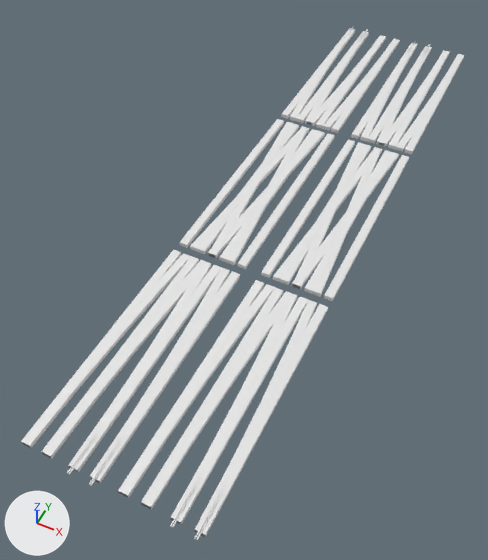
Before and after pictures for a commit that changed the OBJ model Resources/Meshes/18m/Boosted_Station_Node_Rail.obj.
Camera for both pictures: a camera (50 mm lens) standing at (16.5, -44.9, 41.6) and looking at (-2.2, -7.4, -5.1). The axes (+X, +Y, +Z) are drawn at lower left. The lights are the same throughout. Where no turn or scale is listed for an object, it has been applied to the vertices.

In view in the first picture: 'Boosted_Station_Node_Rail'.
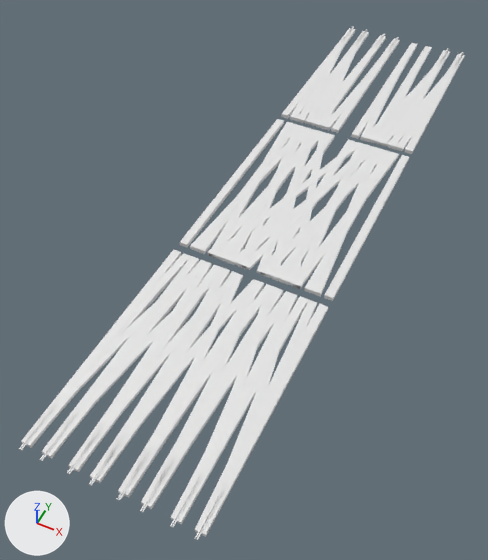
The change, as a list of edits to the scene's bpy script:
```text
Change me_boosted_station_node_rail:
    remove me_boosted_station_node_rail.from_pydata(...)  # 1048 vertices, 1416 faces; spans x -7.1..7.1, y -32.0..32.0, z -0.3..0.1
    add me_boosted_station_node_rail.from_pydata(...)  # 1802 vertices, 2322 faces; spans x -7.2..7.2, y -32.0..32.0, z -0.3..0.1
    me_boosted_station_node_rail part 1: the loose piece of 12 vertices spanning x 2.7..2.9, y 27.7..32.0, z 0.0..0.1 is mirrored in y about the mesh origin
    me_boosted_station_node_rail part 2: the loose piece of 12 vertices spanning x -5.1..-4.9, y 27.7..32.0, z 0.1 is copied, and the copy is mirrored in y about the mesh origin; it spans x -5.1..-4.9, y -32.0..-27.7, z 0.1
    me_boosted_station_node_rail part 3: the loose piece of 20 vertices spanning x 1.8..4.3, y -10.2..10.2, z -0.3..0.1 is copied, and the copy is multiplied about its middle by the matrix ((1.014, -0.178, 0.023), (0.178, 1.014, 0.006), (-0.024, -0.002, 1.03)), then moved by (-2.2, 0.0, 0.1); it spans x -2.3..3.9, y -10.2..10.1, z -0.2..0.1
    me_boosted_station_node_rail part 4: the loose piece of 20 vertices spanning x -4.3..-1.8, y -10.2..10.2, z -0.3..0.1 is copied, and the copy is multiplied about its middle by the matrix ((1.014, -0.178, -0.023), (0.178, 1.014, -0.006), (0.024, 0.002, 1.03)), then moved by (2.2, 0.0, 0.1); it spans x -4.0..2.2, y -10.2..10.1, z -0.2..0.1
    me_boosted_station_node_rail part 5: the loose piece of 20 vertices spanning x -2.5..-0.7, y -31.5..-11.2, z -0.3..0.1 is copied, and the copy is multiplied about its middle by the matrix ((0.999, -0.049, -0.021), (0.049, 0.999, -0.002), (0.021, 0.001, 1.0)), then moved by (1.8, 0.0, 0.1); it spans x -1.2..1.5, y -31.5..-11.2, z -0.2..0.1
    me_boosted_station_node_rail part 6: the loose piece of 20 vertices spanning x -3.2..-2.5, y -10.2..10.2, z -0.3..0.1 is copied, and the copy is turned 10.2 degrees about the z axis through its middle and scaled by 1.02, then moved by (0.0, 0.0, 0.1); it spans x -5.1..-0.7, y -10.2..10.1, z -0.2..0.1
    me_boosted_station_node_rail part 7: the loose piece of 20 vertices spanning x -1.5..-0.7, y -10.2..10.2, z -0.3..0.1 is copied, and the copy is turned 10.2 degrees about the z axis through its middle and scaled by 1.02, then moved by (0.0, 0.0, 0.1); it spans x -3.3..1.1, y -10.2..10.1, z -0.2..0.1
    me_boosted_station_node_rail part 8: the loose piece of 20 vertices spanning x -5.4..-3.7, y 11.2..31.5, z -0.3..0.1 is copied, and the copy is multiplied about its middle by the matrix ((0.999, -0.049, -0.021), (0.049, 0.999, -0.002), (0.021, 0.001, 1.0)), then moved by (-1.4, 0.0, 0.1); it spans x -7.2..-4.5, y 11.1..31.5, z -0.2..0.1
    me_boosted_station_node_rail part 9: the loose piece of 20 vertices spanning x -4.3..-1.8, y -10.2..10.2, z -0.3..0.1 is copied, and the copy is multiplied about its middle by the matrix ((1.014, 0.178, -0.023), (-0.178, 1.014, 0.006), (0.024, -0.002, 1.03)), then moved by (2.2, 0.0, 0.1); it spans x -3.9..2.3, y -10.2..10.1, z -0.2..0.1
    me_boosted_station_node_rail part 10: the loose piece of 20 vertices spanning x 1.8..4.3, y -10.2..10.2, z -0.3..0.1 is copied, and the copy is multiplied about its middle by the matrix ((1.014, 0.178, 0.023), (-0.178, 1.014, -0.006), (-0.024, 0.002, 1.03)), then moved by (-2.2, 0.0, 0.1); it spans x -2.2..4.0, y -10.2..10.1, z -0.2..0.1
    me_boosted_station_node_rail part 11: the loose piece of 20 vertices spanning x 0.7..2.5, y -31.5..-11.2, z -0.3..0.1 is copied, and the copy is multiplied about its middle by the matrix ((0.999, 0.049, 0.021), (-0.049, 0.999, -0.002), (-0.021, 0.001, 1.0)), then moved by (-1.8, 0.0, 0.1); it spans x -1.5..1.2, y -31.5..-11.2, z -0.2..0.1
    me_boosted_station_node_rail part 12: the loose piece of 20 vertices spanning x 2.5..3.2, y -10.2..10.2, z -0.3..0.1 is copied, and the copy is turned -10.2 degrees about the z axis through its middle and scaled by 1.02, then moved by (0.0, 0.0, 0.1); it spans x 0.7..5.1, y -10.2..10.1, z -0.2..0.1
    me_boosted_station_node_rail part 13: the loose piece of 20 vertices spanning x 0.7..1.5, y -10.2..10.2, z -0.3..0.1 is copied, and the copy is turned -10.2 degrees about the z axis through its middle and scaled by 1.02, then moved by (0.0, 0.0, 0.1); it spans x -1.1..3.3, y -10.2..10.1, z -0.2..0.1
    me_boosted_station_node_rail part 14: the loose piece of 20 vertices spanning x 3.7..5.4, y 11.2..31.5, z -0.3..0.1 is copied, and the copy is multiplied about its middle by the matrix ((0.999, 0.049, 0.021), (-0.049, 0.999, -0.002), (-0.021, 0.001, 1.0)), then moved by (1.4, 0.0, 0.1); it spans x 4.5..7.2, y 11.1..31.5, z -0.2..0.1
    me_boosted_station_node_rail part 15: 21 vertices moved within x -7.1..7.1, y -32.0..-10.2, z -0.3..0.1; 10 vertices removed from x -7.0..7.0, y -31.5..-26.7, z -0.3..0.1; 274 vertices added at x -7.1..7.1, y -32.0..-11.2, z -0.3..0.1
    me_boosted_station_node_rail part 16: 25 vertices moved within x -7.1..7.1, y 10.2..32.0, z -0.3..0.1; 12 vertices removed from x -7.1..7.1, y 26.7..32.0, z -0.3..0.1; 194 vertices added at x -7.2..7.2, y 11.1..32.0, z -0.3..0.1
```

Changed parts and their boxes (x1, y1, x2, y2) in the pictures (488 x 560 px; the box of a moved part takes in the faces that stretch with it):
'Boosted_Station_Node_Rail', reshaped
    before: (21, 26, 464, 540)
    after: (19, 26, 465, 540)
part 1 of me_boosted_station_node_rail, moved or reshaped
    before: (421, 44, 431, 58)
    after: (141, 462, 174, 512)
part 2 of me_boosted_station_node_rail, added
    after: (40, 412, 77, 461)
part 3 of me_boosted_station_node_rail, added
    after: (288, 132, 327, 287)
part 4 of me_boosted_station_node_rail, added
    after: (269, 128, 312, 280)
part 5 of me_boosted_station_node_rail, added
    after: (118, 275, 243, 497)
part 6 of me_boosted_station_node_rail, added
    after: (238, 125, 302, 268)
part 7 of me_boosted_station_node_rail, added
    after: (257, 129, 314, 275)
part 8 of me_boosted_station_node_rail, added
    after: (298, 51, 340, 123)
part 9 of me_boosted_station_node_rail, added
    after: (212, 142, 363, 259)
part 10 of me_boosted_station_node_rail, added
    after: (230, 146, 374, 265)
part 11 of me_boosted_station_node_rail, added
    after: (90, 279, 255, 482)
part 12 of me_boosted_station_node_rail, added
    after: (260, 149, 387, 277)
part 13 of me_boosted_station_node_rail, added
    after: (243, 145, 371, 270)
part 14 of me_boosted_station_node_rail, added
    after: (386, 58, 464, 148)
part 15 of me_boosted_station_node_rail, built on
    before: (22, 219, 325, 537)
    after: (21, 217, 327, 540)
part 16 of me_boosted_station_node_rail, built on
    before: (280, 26, 464, 178)
    after: (282, 26, 465, 177)
